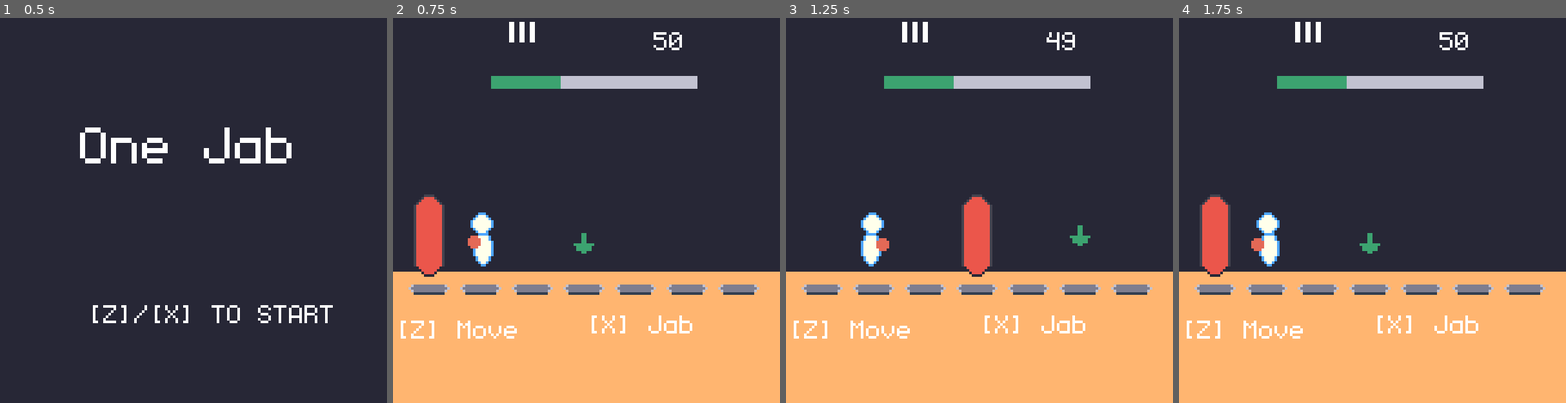
Above: before the commit, frames 1-4 (left to right).
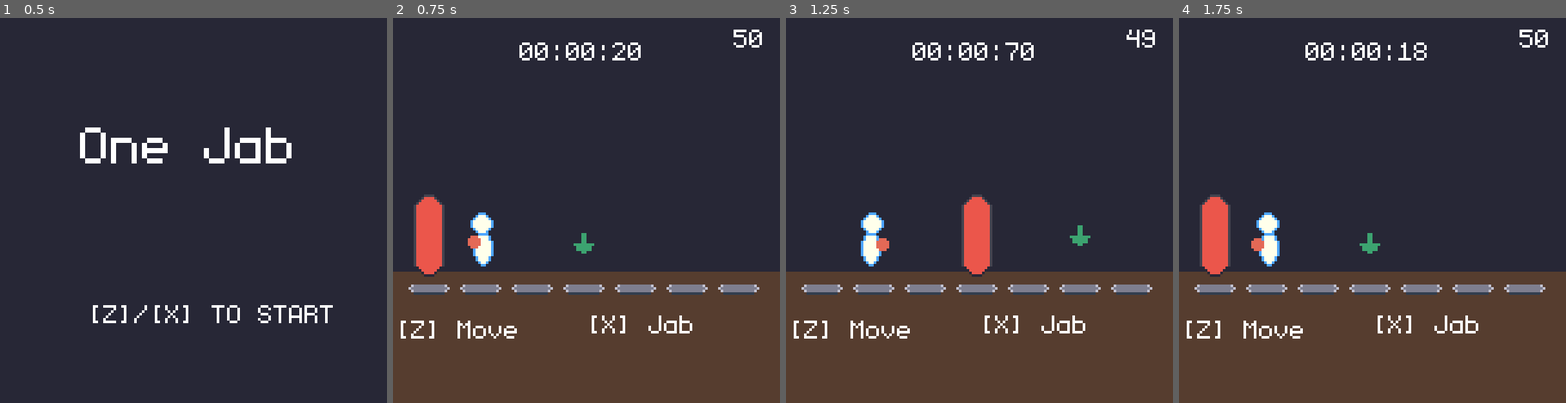
Above: after the commit, the same moments.

Repository: sugarvoid/one-jab
Game: Godot game, scene res://game/game.tscn
Two runs of this game, one before a commit and one after it. Both use one fixed random seed, a clock stepped at 60 frames per second and the inputs below.
Inputs:
- Up to frame 1 (0.5 s): no input
- Up to frame 2 (0.75 s): tap Enter at 0.5 s; hold Z (move) from 0.53 s (still down)
- Up to frame 3 (1.25 s): keep holding Z (move); tap X (poke) at 0.8 s
- Up to frame 4 (1.75 s): release Z (move) at 1.28 s; tap X (poke) at 1.35 s; tap Z (move) at 1.55 s

Frame 1 is identical in both runs. In frame 2, 34% of the frame differs, in the area x 0-100%, y 1-100%; in frame 3, 34%; in frame 4, 34%.

Commit message:
Add game timer

Diff:
--- a/game/game.gd
+++ b/game/game.gd
@@ -4,9 +4,7 @@
 @onready var punching_bag: AnimatedSprite2D = get_node("PlayScreen/PunchingBag")
 @onready var marker: AnimatedSprite2D = get_node("PlayScreen/marker")
 
-
 const HITS_NEEDED: int = 50;
-
 
 var game_state: int
 var hits_left: int
@@ -30,16 +28,17 @@
 func _ready():
 	switch_screen(0)
 	update_hud()
-	$PlayScreen/marker.play("default")
+	marker.play("default")
 
 
 func _process(delta):
+	$PlayScreen/LblTime.text = $PlayScreen/Stopwatch.get_time()
 	update_player()
 	update_bag()
 
 
 func update_bag():
-	$PlayScreen/marker.position = Vector2(slots[bags_next_pos], 85)
+	marker.position = Vector2(slots[bags_next_pos], 85)
 	if bag_slot < player_slot:
 		$PlayScreen/PunchingBag.scale.x = 1
 	elif bag_slot > player_slot:
@@ -57,6 +56,7 @@
 func update_hud():
 	$PlayScreen/lblHits.text = str(hits_left)
 
+
 func switch_screen(new_screen: int):
 	self.game_state = new_screen
 	match new_screen:
@@ -65,6 +65,7 @@
 			$GameOver.hide()
 			$StartScreen.show()
 		1:
+			$PlayScreen/Stopwatch.start()
 			bags_next_pos = 3
 			lives = 3
 			hits_left = HITS_NEEDED
@@ -125,6 +126,7 @@
 
 
 func gameover() -> void:
+	$PlayScreen/Stopwatch.stop()
 	self.switch_screen(2)
 
 func  move_player():
--- a/game/game.tscn
+++ b/game/game.tscn
@@ -7,6 +7,7 @@
 [ext_resource type="Texture2D" uid="uid://b8l4v71udi62w" path="res://game/asset/player.png" id="5_kqd0n"]
 [ext_resource type="Texture2D" uid="uid://bxy2cm51adn7i" path="res://game/asset/pear36-1x.png" id="6_6jiur"]
 [ext_resource type="Texture2D" uid="uid://od0xywcbfmfm" path="res://game/asset/arrow_sheet.png" id="6_wfjvq"]
+[ext_resource type="Script" path="res://game/stopwatch.gd" id="8_maklf"]
 
 [sub_resource type="AtlasTexture" id="AtlasTexture_8awx5"]
 atlas = ExtResource("5_b0jgq")
@@ -215,7 +216,7 @@
 offset_top = 99.0
 offset_right = 156.0
 offset_bottom = 152.0
-color = Color(1, 0.709804, 0.439216, 1)
+color = Color(0.337255, 0.239216, 0.184314, 1)
 
 [node name="ColorRect2" type="ColorRect" parent="PlayScreen"]
 offset_left = -6.0
@@ -265,6 +266,14 @@
 theme_override_fonts/font = ExtResource("2_mx117")
 text = "[Z] Move"
 
+[node name="LblTime" type="Label" parent="PlayScreen"]
+offset_left = 49.0
+offset_top = 6.0
+offset_right = 97.0
+offset_bottom = 19.0
+theme_override_fonts/font = ExtResource("2_mx117")
+text = "[Z] Move"
+
 [node name="Label9" type="Label" parent="PlayScreen"]
 offset_left = 75.0
 offset_top = 112.0
@@ -279,40 +288,21 @@
 animation = &"punch"
 
 [node name="lblHits" type="Label" parent="PlayScreen"]
-offset_left = 101.0
-offset_top = 2.0
-offset_right = 125.0
-offset_bottom = 19.0
-theme_override_fonts/font = ExtResource("2_mx117")
-
-[node name="Lives" type="Node2D" parent="PlayScreen"]
-
-[node name="ColorRect" type="ColorRect" parent="PlayScreen/Lives"]
-offset_left = 45.0
-offset_top = 2.0
-offset_right = 47.0
-offset_bottom = 10.0
-
-[node name="ColorRect2" type="ColorRect" parent="PlayScreen/Lives"]
-offset_left = 49.0
-offset_top = 2.0
-offset_right = 51.0
-offset_bottom = 10.0
-
-[node name="ColorRect3" type="ColorRect" parent="PlayScreen/Lives"]
-offset_left = 53.0
-offset_top = 2.0
-offset_right = 55.0
-offset_bottom = 10.0
+offset_left = 132.0
+offset_top = 1.0
+offset_right = 156.0
+offset_bottom = 18.0
+theme_override_fonts/font = ExtResource("2_mx117")
+text = "50"
 
 [node name="TimeLeft" type="Timer" parent="PlayScreen"]
 wait_time = 60.0
 
 [node name="TextureProgressBar" type="TextureProgressBar" parent="PlayScreen"]
-offset_left = 38.0
-offset_top = 23.0
-offset_right = 118.0
-offset_bottom = 28.0
+offset_left = -90.0
+offset_top = 15.0
+offset_right = -10.0
+offset_bottom = 20.0
 value = 34.0
 nine_patch_stretch = true
 texture_under = SubResource("AtlasTexture_cpadh")
@@ -323,6 +313,9 @@
 scale = Vector2(1.4, 1.4)
 sprite_frames = SubResource("SpriteFrames_usssy")
 frame_progress = 0.0975982
+
+[node name="Stopwatch" type="Node" parent="PlayScreen"]
+script = ExtResource("8_maklf")
 
 [node name="GameOver" type="Node2D" parent="."]
 visible = false
--- /dev/null
+++ b/game/stopwatch.gd
@@ -0,0 +1,41 @@
+extends Node
+
+var running = false
+var start_time = 0
+
+
+
+func _ready():
+	start()
+
+func _process(delta):
+	if running:
+		get_time()
+
+
+func start():
+	running = true
+	start_time = Time.get_ticks_msec()
+
+
+func get_time():
+	var elapsed = (Time.get_ticks_msec() - start_time) #/ 1000.0
+	##var elapsed = time_now - start_time
+
+	var minutes = int(elapsed / 60 / 1000)
+	var seconds = elapsed / 1000 % 60
+	var miliseconds: int = elapsed / 10 % 100
+
+	#var elapsed_time = "%02d:%02d:%02d" % [hours ,minutes, seconds]
+	#var time = ("%02d" % minutes) + (":%02d" % seconds) + (":%02d" % miliseconds)
+	var labelText = "%02d:%02d:%02d" % [minutes, seconds, miliseconds]
+	return labelText
+
+func stop():
+	running = false
+
+func _on_Button_pressed():
+	if !running:
+		start()
+	else:
+		stop()
Not shown: 1 places in game/game.tscn that only renumber resources
